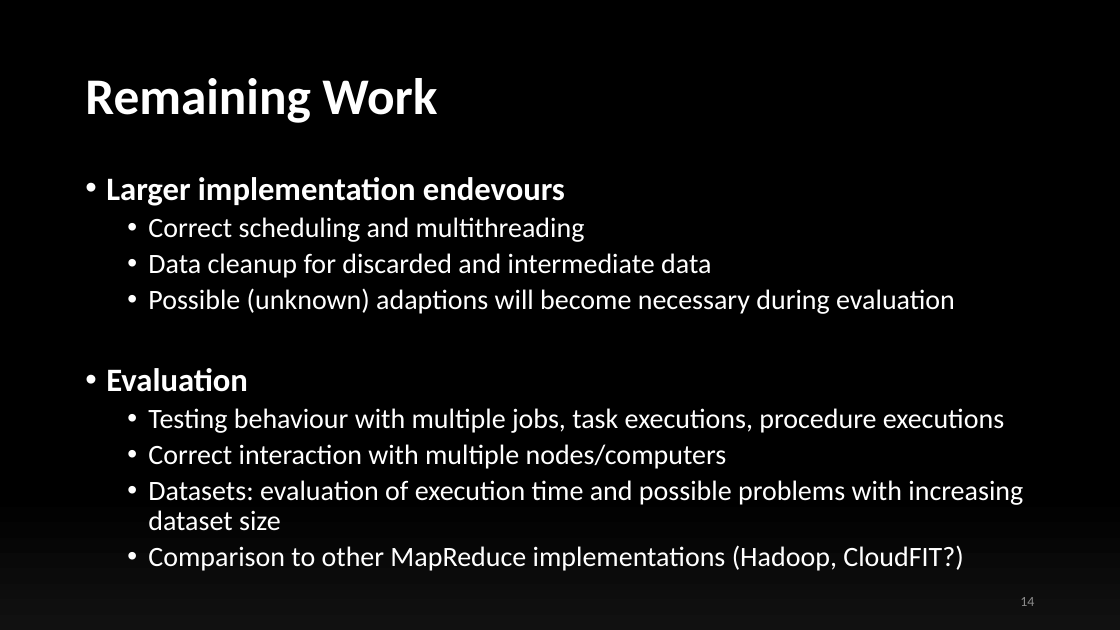
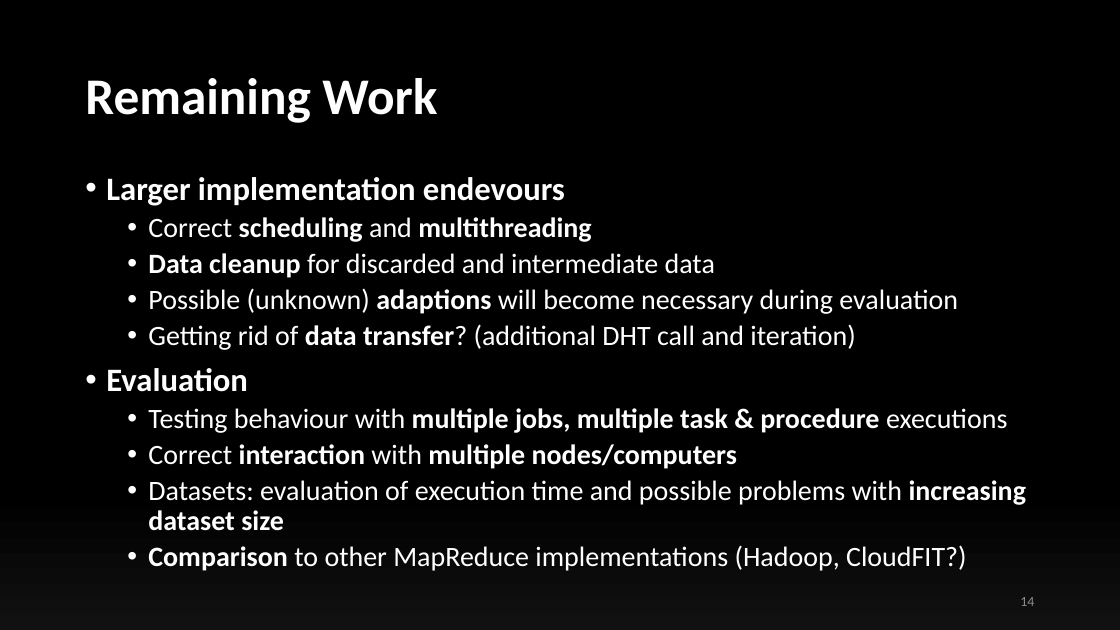
Before and after one commit to ollyblink/mt2, a slide deck: slide 14 of TomP2PTrials/files/presentations/InterimPresentation.pptx. Drawn at 1120x630 pixels with LibreOffice and Linux fonts; fonts in the diff are those of the drawing. Boxes give left, top, right and bottom in pixels: in the first picture for what was removed or moved away, otherwise in the second. Text is boxed around its words. In the diff, an @@ line names an element or a change of style, - is before the commit and + after.

```diff
--- a/TomP2PTrials/files/presentations/InterimPresentation.pptx
+++ b/TomP2PTrials/files/presentations/InterimPresentation.pptx
@@ text at (148, 217, 1026, 571): bold on in "scheduling multithreading", "Data cleanup", "adaptions", "interaction multiple nodes/computers" and 2 more places @@
@@ text at (148, 324, 855, 350): paragraph added @@
+  • Getting rid of data transfer? (additional DHT call and iteration)
@@ text at (148, 408, 1007, 433): text changed; bold on @@
-  • Testing behaviour with multiple jobs, task executions, procedure executions
+  • Testing behaviour with multiple jobs, multiple task & procedure executions
```
Also in this commit, not shown: 11 other slides changed, 1 slide removed, 12 other files.
